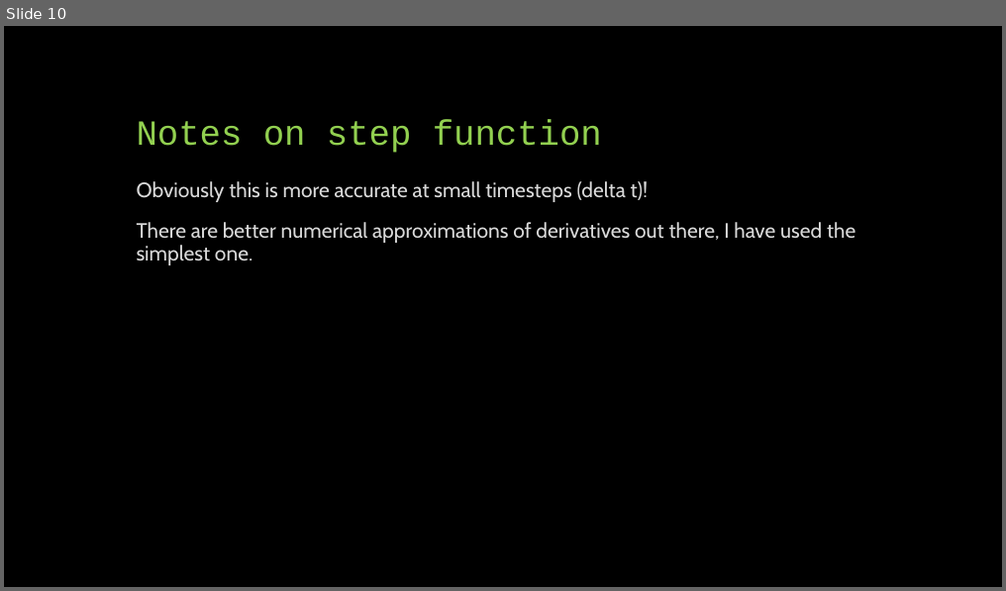
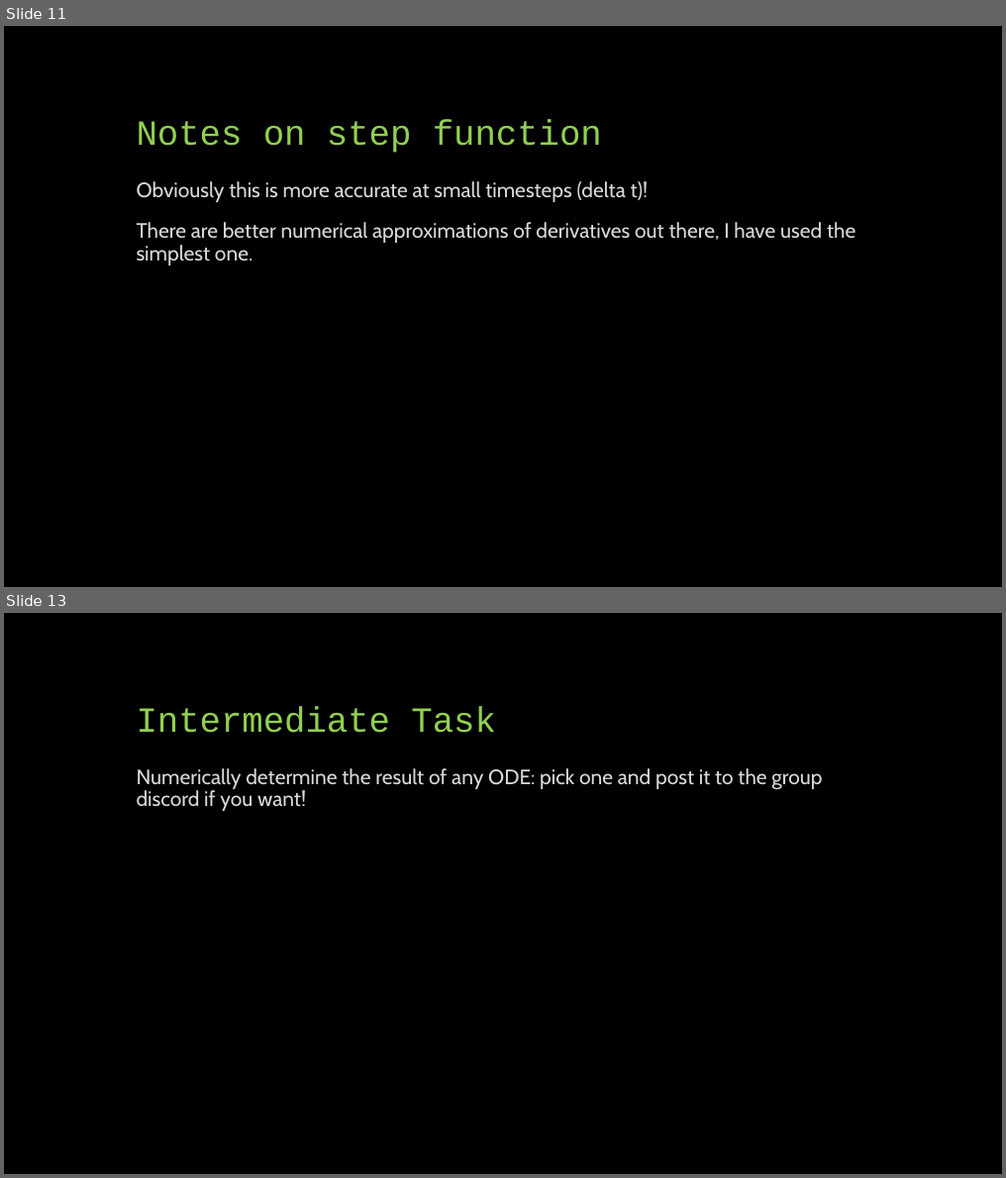
Before and after one commit to phys3112/Tutorials-2020, a slide deck: Tutorial 5 Iterative Methods/Tutorial 5 Presentation.pptx. Shown one above the other, each under a label of ours: slide 10 before the commit, slides 11 and 13 after it; the slides between them are not shown. The pictures are 1006x591 and 1006x1178 pixels, drawn with LibreOffice and Linux fonts; fonts in the diff are those of the drawing. Boxes give left, top, right and bottom in pixels: in the first picture for what was removed or moved away, otherwise in the second. Text is boxed around its words. In the diff, an @@ line names an element or a change of style, - is before the commit and + after.

```diff
--- a/Tutorial 5 Iterative Methods/Tutorial 5 Presentation.pptx
+++ b/Tutorial 5 Iterative Methods/Tutorial 5 Presentation.pptx
@@ slide 13 added at (4,613,1002,1174), background #000000 @@
@@ title added at (137,707,496,733), 34 pt, text #92D050 @@
+Intermediate Task
@@ text added at (137,768,822,811), 20 pt, text #D9D9D9 @@
+Numerically determine the result of any ODE: pick one and post it to the group discord if you want!
@@ what was slide 10 is now slide 11 @@
```
Also in this commit, not shown: 2 slides changed, 11 other slides added, 2 slides removed, 1 other file.
